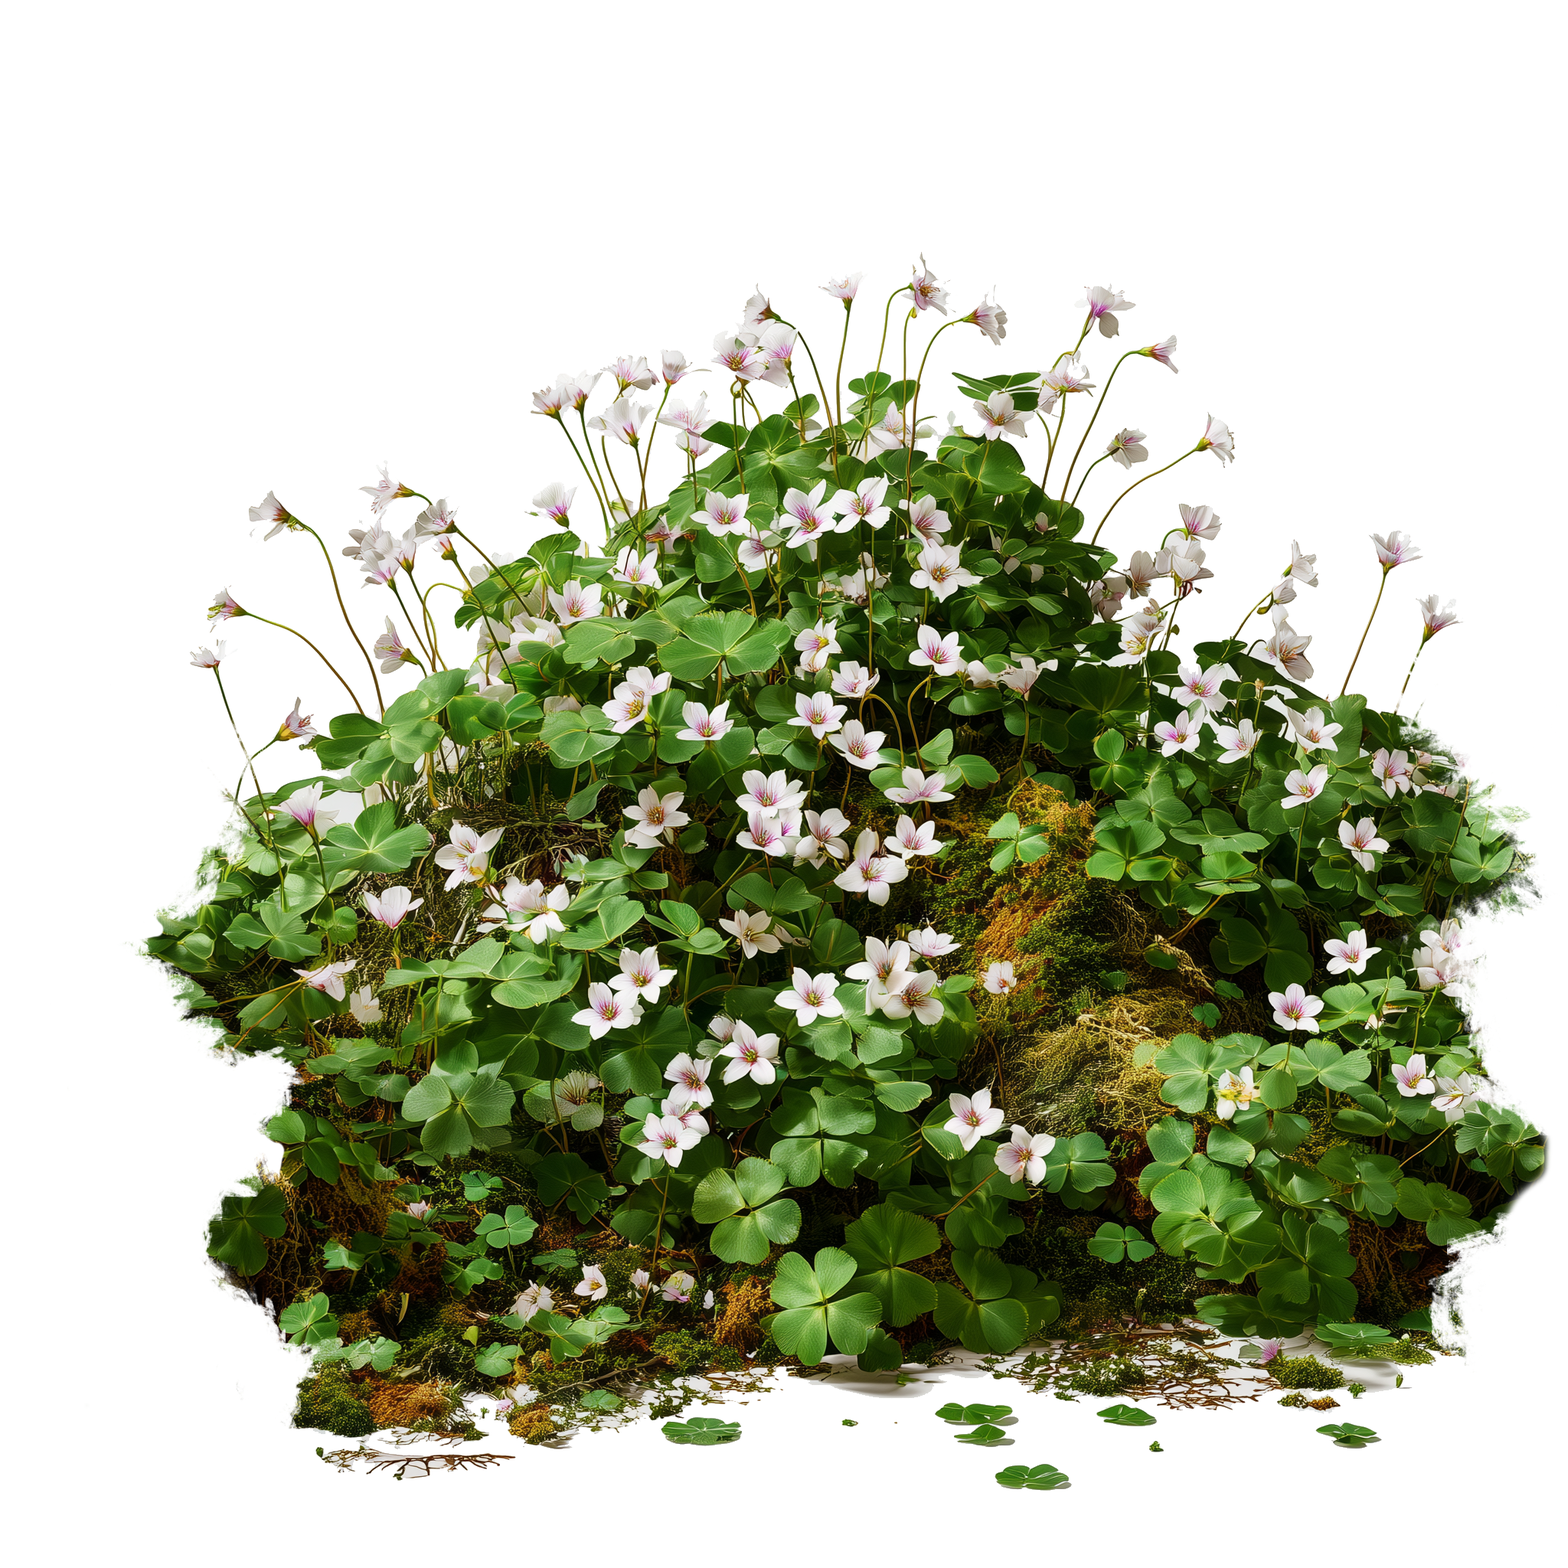
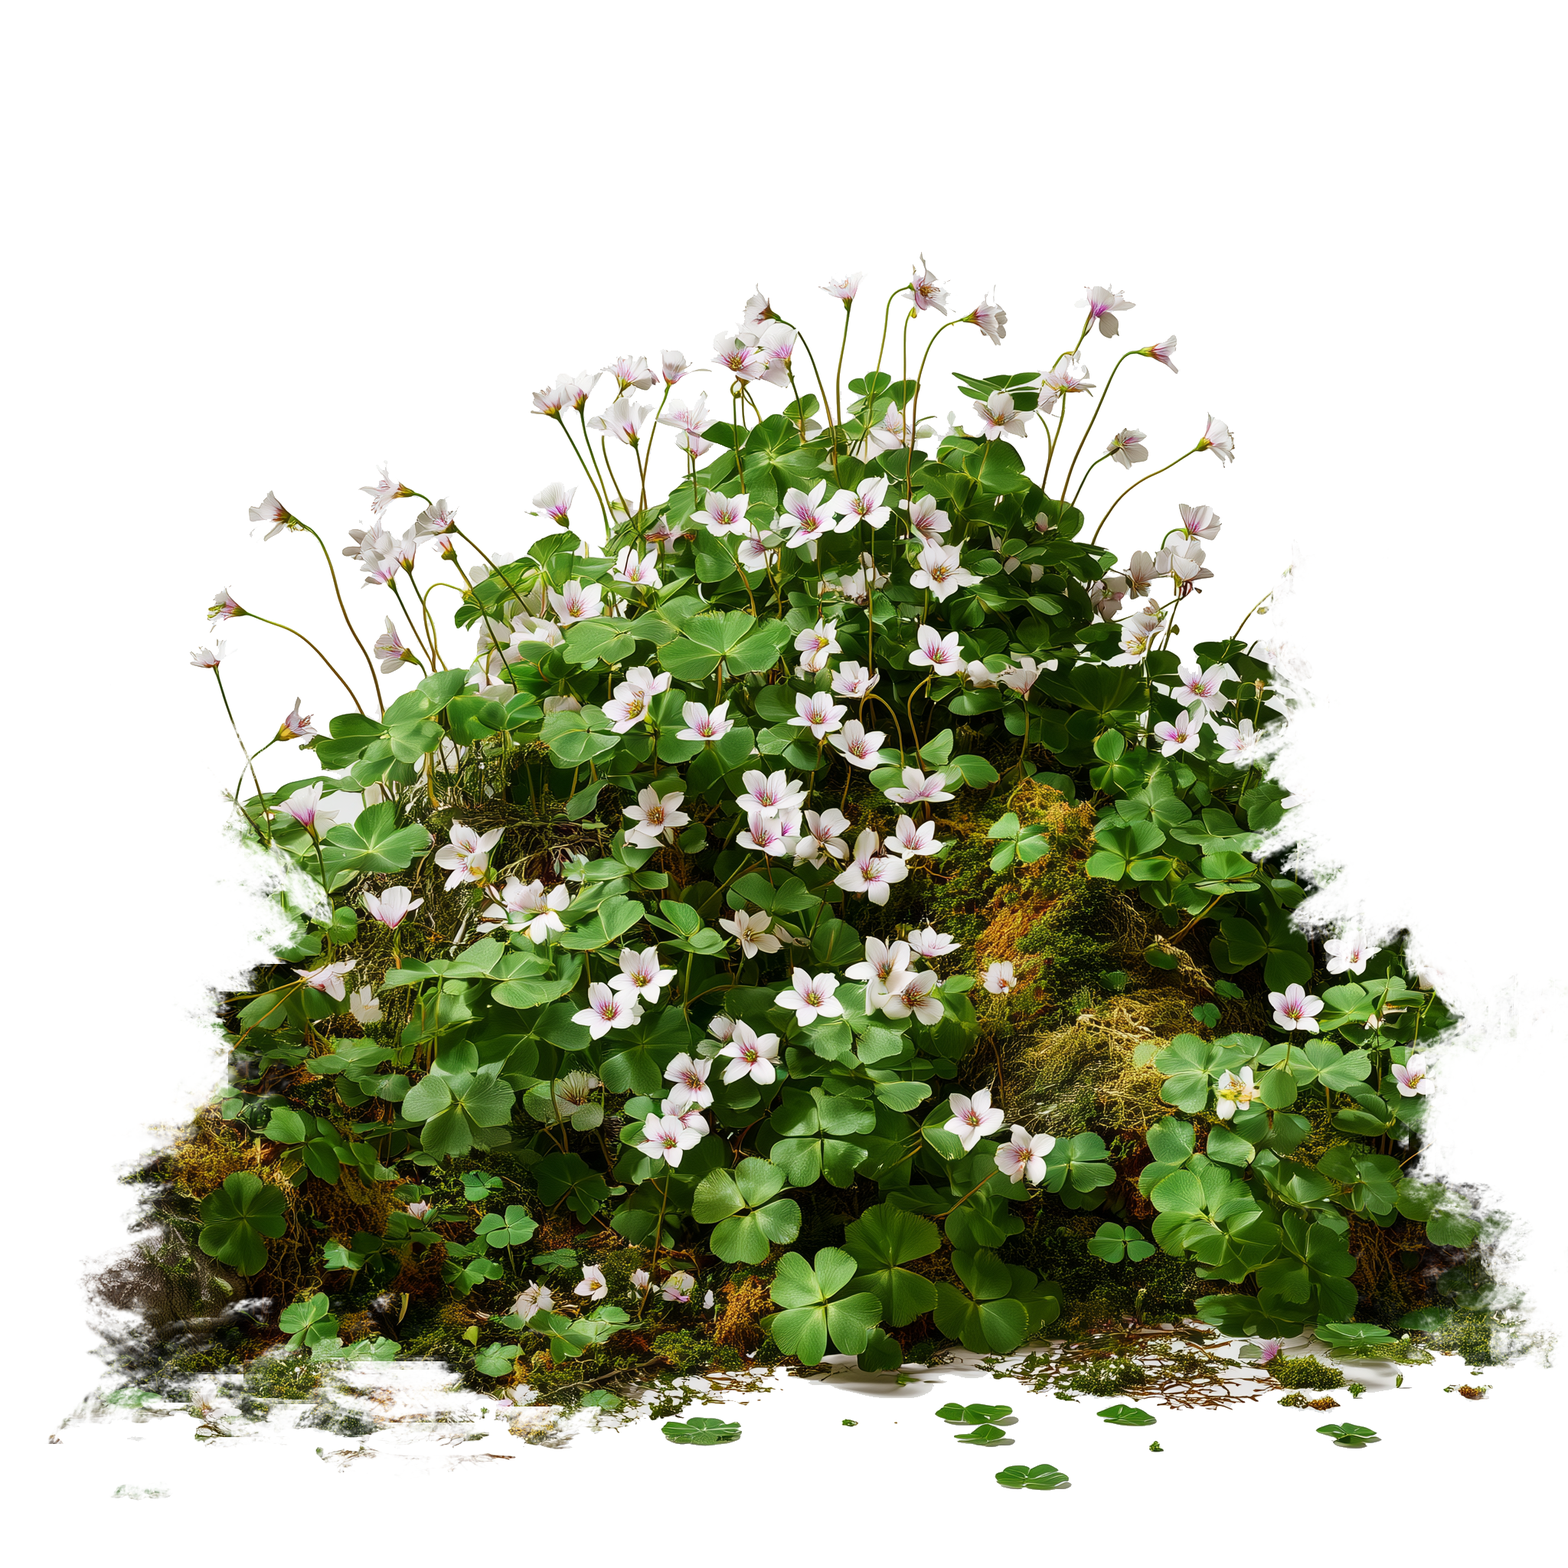
Before/after of a 1568x1568 layered artwork. What changed in the layer stack:
painted on "Layer 1" over [left=45, top=530, right=1568, bottom=1501]